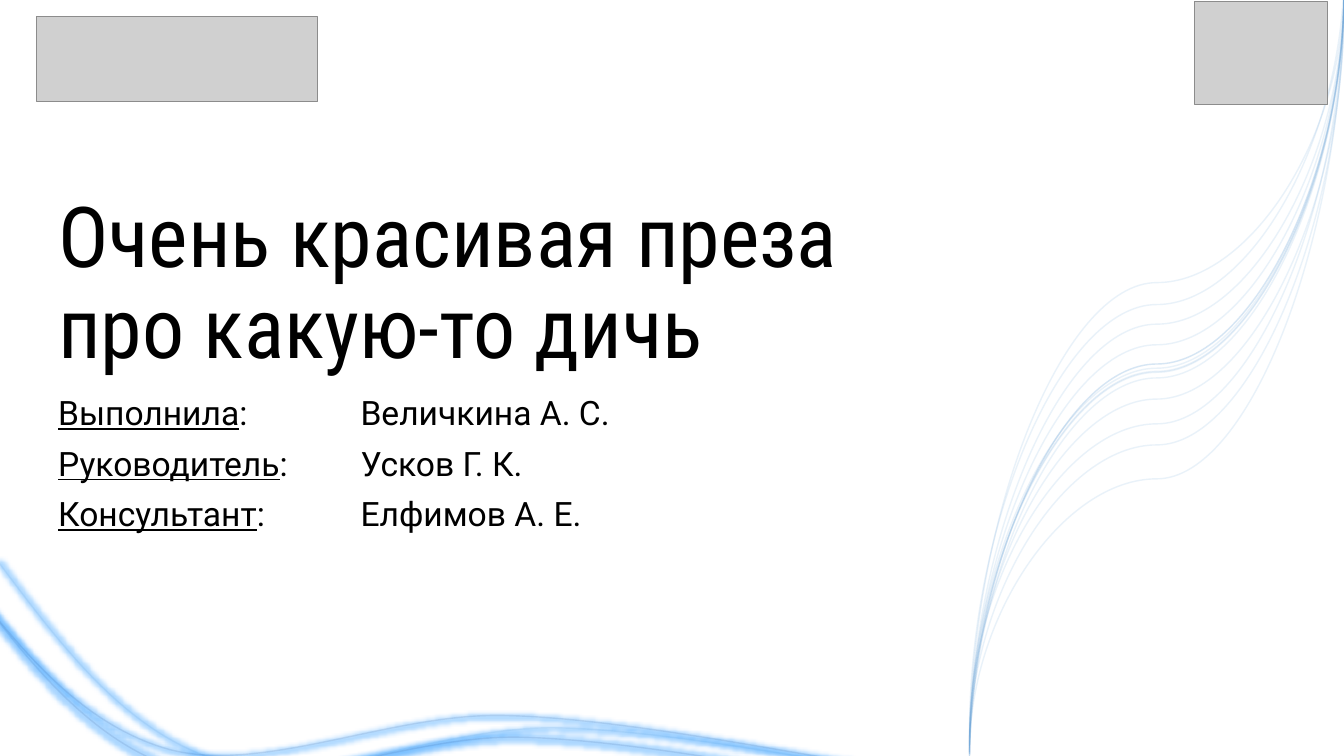
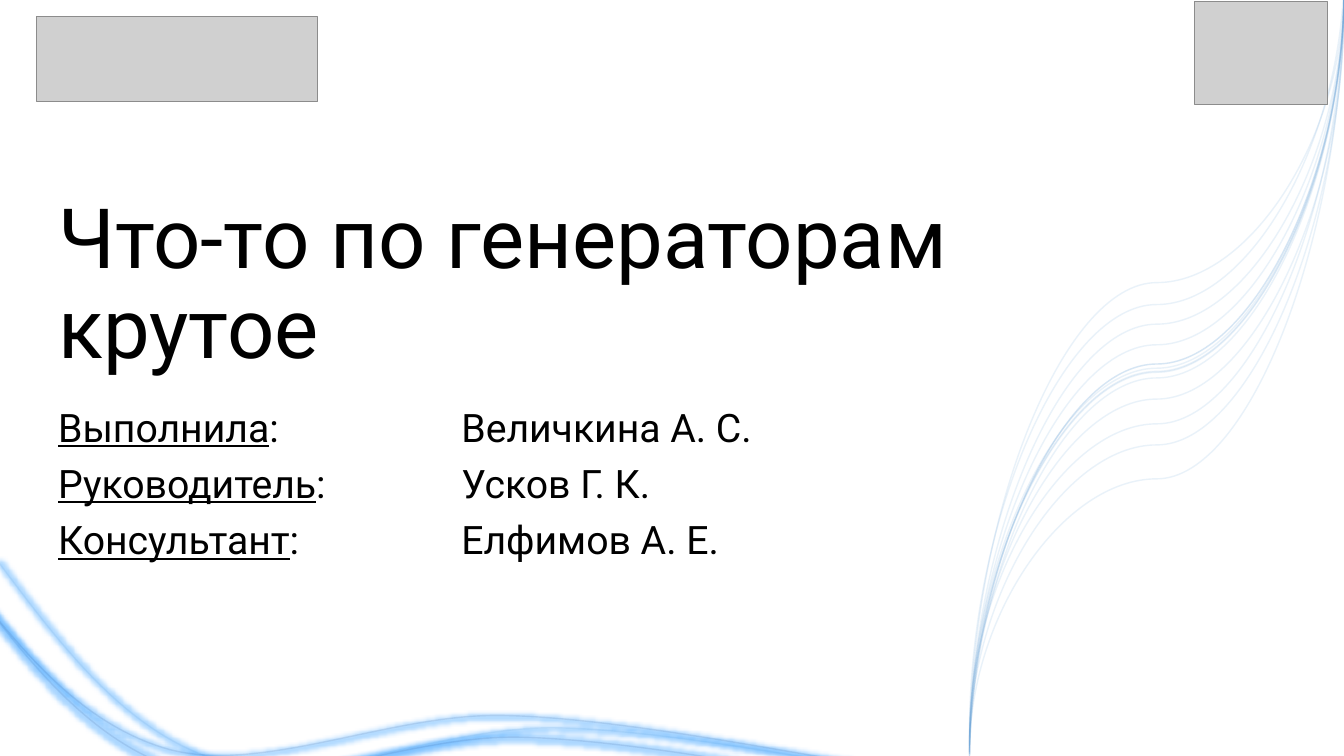
Before and after one commit to liveinscarlet/Study, a slide deck: slide 1 of НИР зима 2024/Величкина_презентация.pptx. Drawn at 1344x756 pixels with LibreOffice and Linux fonts; fonts in the diff are those of the drawing; grey boxes stand for pictures. Boxes give left, top, right and bottom in pixels: in the first picture for what was removed or moved away, otherwise in the second. Text is boxed around its words. In the diff, an @@ line names an element or a change of style, - is before the commit and + after.

```diff
--- a/НИР зима 2024/Величкина_презентация.pptx
+++ b/НИР зима 2024/Величкина_презентация.pptx
@@ title at (58,209,947,376): text changed; size 60 to 59.4 pt; font Roboto Condensed to Roboto @@
-Очень красивая преза
-про какую-то дичь
+Что-то по генераторам
+крутое
@@ subtitle "Выполнила: Величкина А. С.": place and size @@
-subtitle "Выполнила: Величкина А. С." at (58,400,610,533)
+subtitle "Выполнила: Величкина А. С." at (58,413,752,562)
@@ subtitle "Выполнила: Величкина А. С." at (58,413,752,562): size 24 to 28 pt @@
```
Also in this commit, not shown: 2 slides added, 1 other file.
